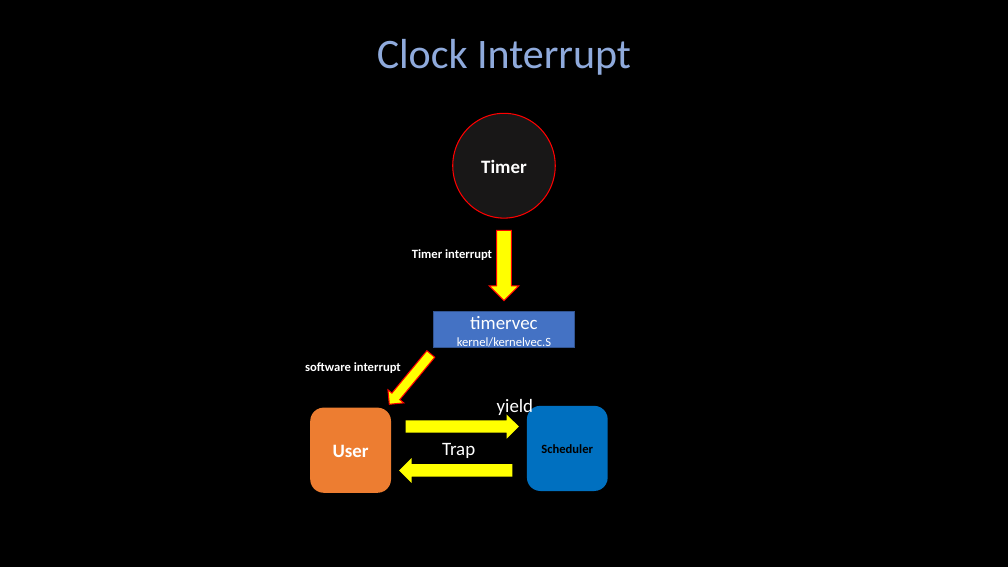
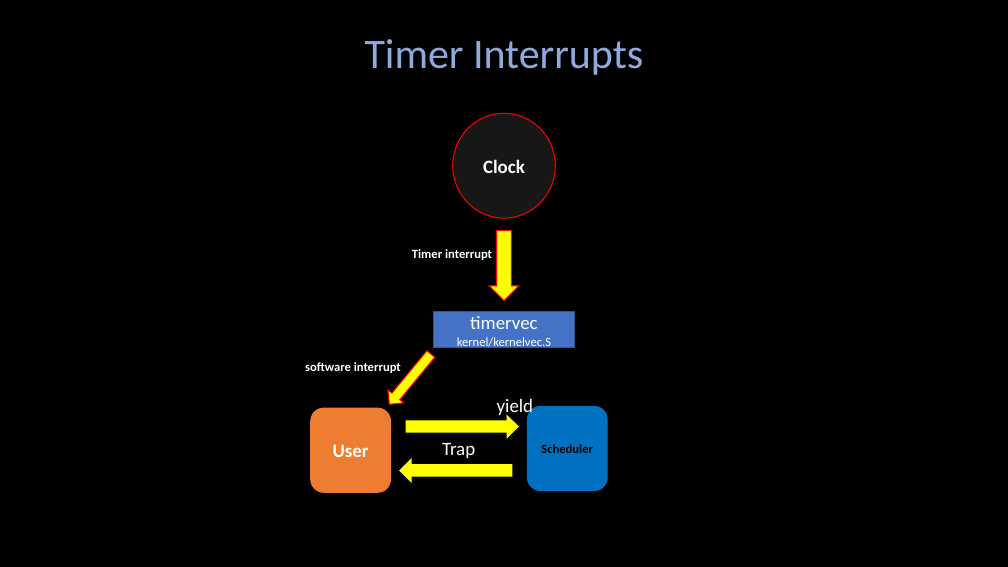
Before and after one commit to Angold-4/os, a slide deck: slide 11 of docs/figures/os1.pptx. Drawn at 1008x567 pixels with LibreOffice and Linux fonts; fonts in the diff are those of the drawing. Boxes give left, top, right and bottom in pixels: in the first picture for what was removed or moved away, otherwise in the second. Text is boxed around its words. In the diff, an @@ line names an element or a change of style, - is before the commit and + after.

```diff
--- a/docs/figures/os1.pptx
+++ b/docs/figures/os1.pptx
@@ text at [365,39,643,75]: text changed @@
-Clock Interrupt
+Timer Interrupts
@@ text in ellipse at [483,159,525,173]: text changed @@
-Timer
+Clock
```
Also in this commit, not shown: 2 slides added, 12 other files.
